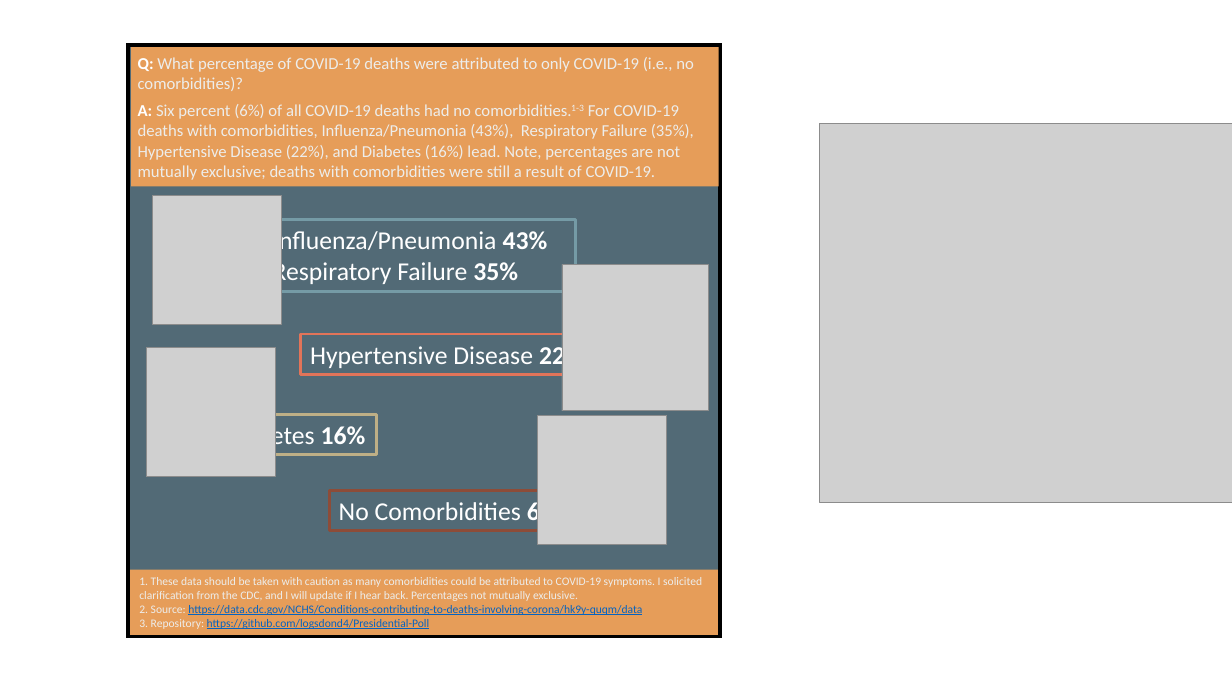
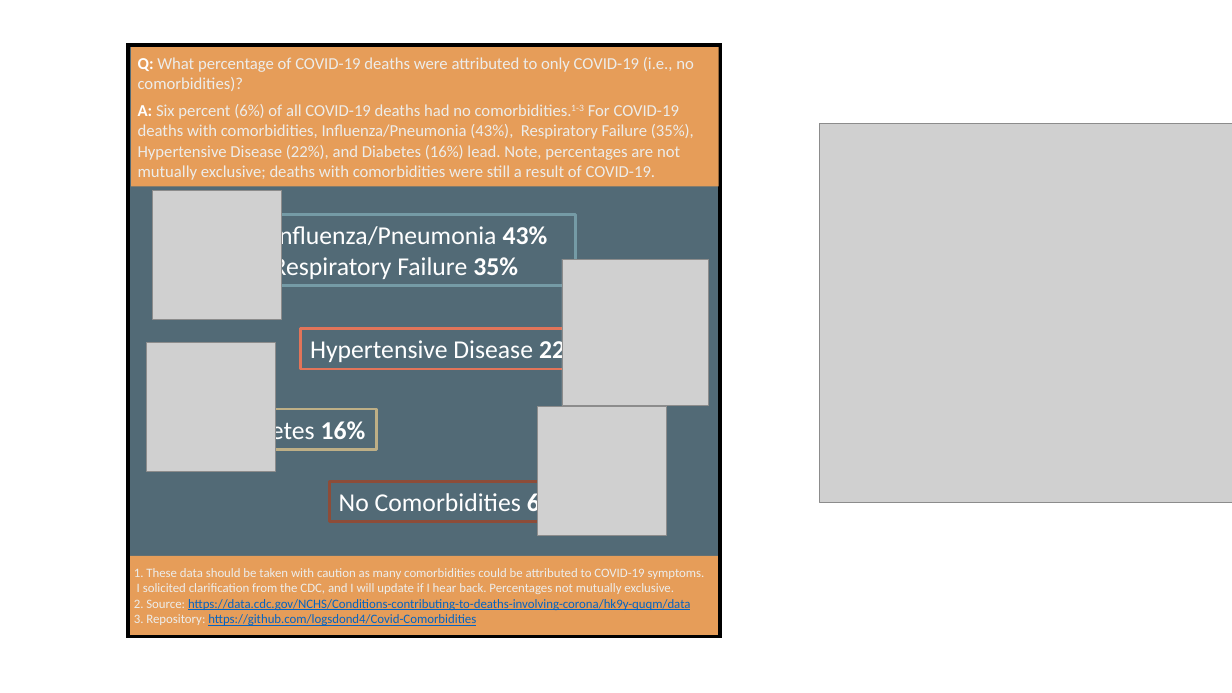
Before and after one commit to logsdond4/Covid-Comorbidities, a slide deck: slide 1 of Data Visualization/COVID-19_Comorbidities_Instagram.pptx. Drawn at 1232x693 pixels with LibreOffice and Linux fonts; fonts in the diff are those of the drawing; grey boxes stand for pictures. Boxes give left, top, right and bottom in pixels: in the first picture for what was removed or moved away, otherwise in the second. Text is boxed around its words. In the diff, an @@ line names an element or a change of style, - is before the commit and + after.

```diff
--- a/Data Visualization/COVID-19_Comorbidities_Instagram.pptx
+++ b/Data Visualization/COVID-19_Comorbidities_Instagram.pptx
@@ 3 pictures, 3 rectangles: place and size @@
-3 pictures, 3 rectangles at (146, 195, 708, 477)
+3 pictures, 3 rectangles at (146, 190, 708, 471)
@@ picture: place and size @@
-picture at (538, 415, 667, 544)
+picture at (538, 406, 667, 535)
@@ rectangle "No Comorbidities 6%": place and size @@
-rectangle "No Comorbidities 6%" at (330, 491, 569, 531)
+rectangle "No Comorbidities 6%" at (330, 482, 569, 522)
@@ text "1. These data should be ...": place and size @@
-text "1. These data should be ..." at (139, 577, 702, 629)
+text "1. These data should be ..." at (134, 568, 705, 626)
@@ rectangle: place and size @@
-rectangle at (130, 569, 718, 635)
+rectangle at (130, 556, 718, 636)
@@ text at (134, 568, 705, 594): text changed; size 9 to 10 pt @@
-1. These data should be taken with caution as many comorbidities could be attributed to COVID-19 symptoms. I solicited clarification from the CDC, and I will update if I hear back. Percentages not mutually exclusive.
+1. These data should be taken with caution as many comorbidities could be attributed to COVID-19 symptoms.
+I solicited clarification from the CDC, and I will update if I hear back. Percentages not mutually exclusive.
@@ text at (134, 599, 690, 610): size 9 to 10 pt in "2. Source: https://data.cdc.gov/NCHS/Conditions-contributing ..." @@
@@ text at (134, 614, 476, 626): text changed; size 9 to 10 pt @@
-3. Repository: https://github.com/logsdond4/Presidential-Poll
+3. Repository: https://github.com/logsdond4/Covid-Comorbidities
```
Also in this commit, not shown: 1 other file.
